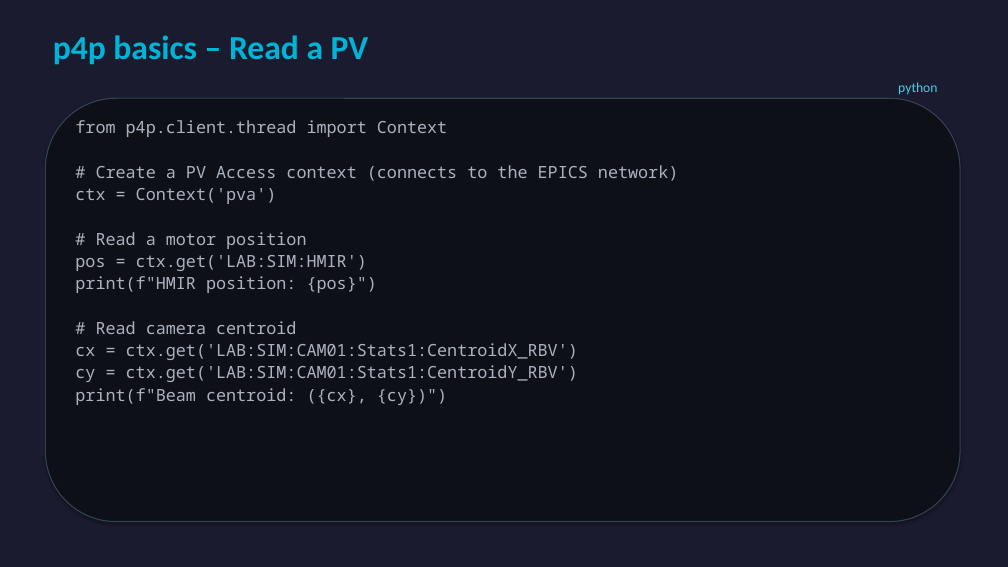
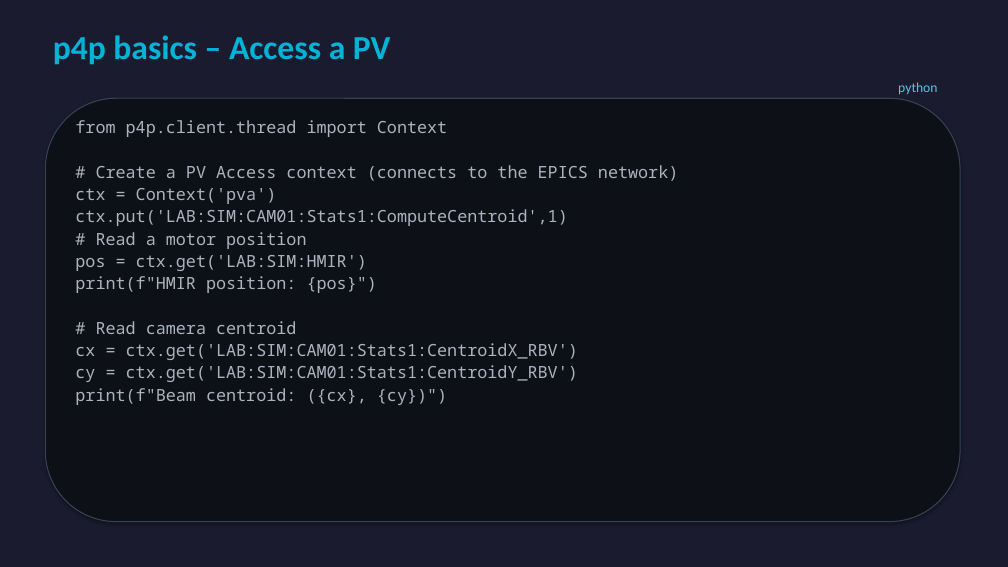
Before and after one commit to infn-epics/epik8s-training-lab, a slide deck: slide 21 of docs/EPICS_Training.pptx (slide 22 before the commit). Drawn at 1008x567 pixels with LibreOffice and Linux fonts; fonts in the diff are those of the drawing. Boxes give left, top, right and bottom in pixels: in the first picture for what was removed or moved away, otherwise in the second. Text is boxed around its words. In the diff, an @@ line names an element or a change of style, - is before the commit and + after.

```diff
--- a/docs/EPICS_Training.pptx
+++ b/docs/EPICS_Training.pptx
@@ text at (53, 35, 391, 65): text changed @@
-p4p basics – Read a PV
+p4p basics – Access a PV
@@ text at (75, 209, 567, 226): paragraph added @@
+ctx.put('LAB:SIM:CAM01:Stats1:ComputeCentroid',1)
```
Also in this commit, not shown: 5 other slides changed, 1 slide added, 1 slide removed.
